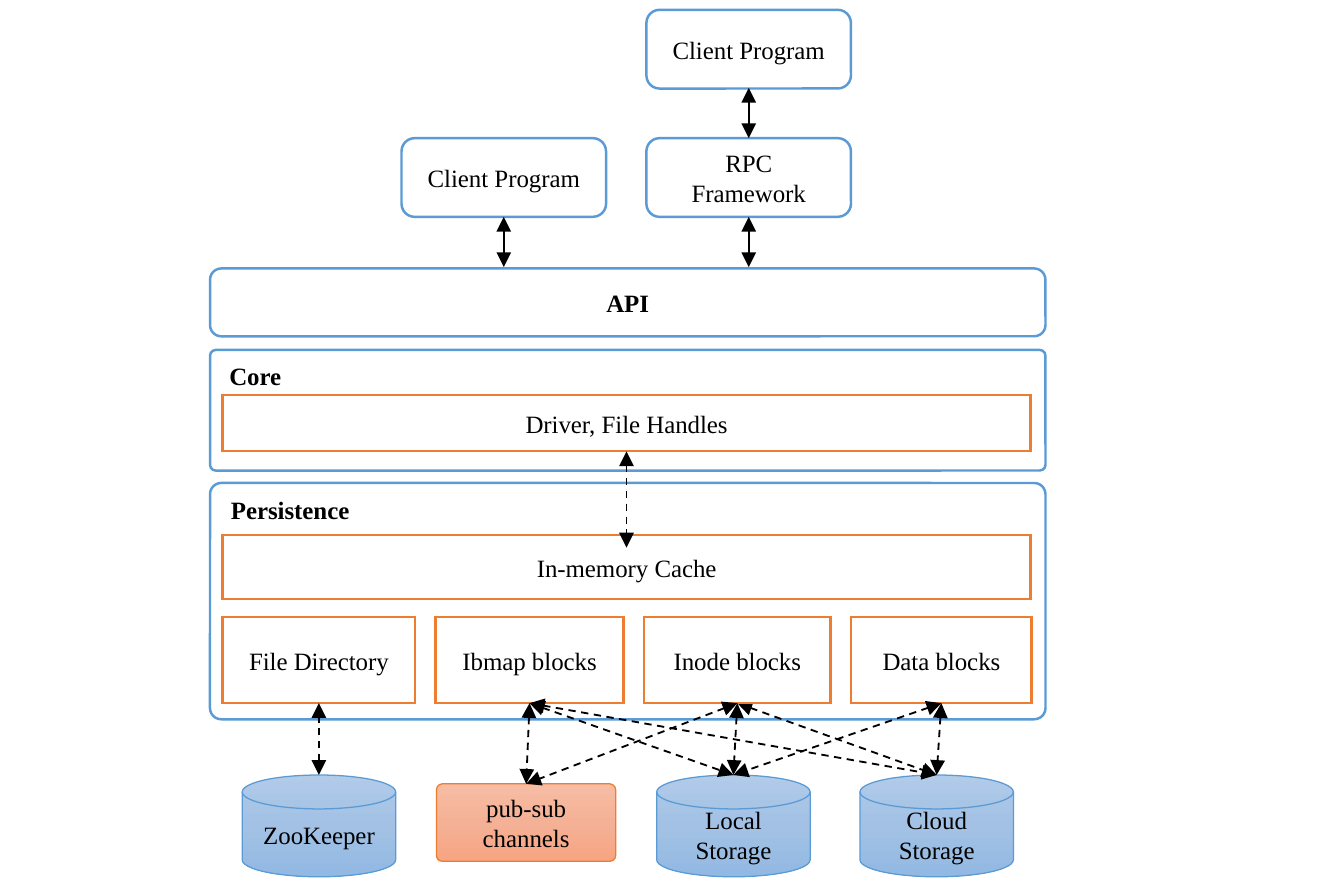
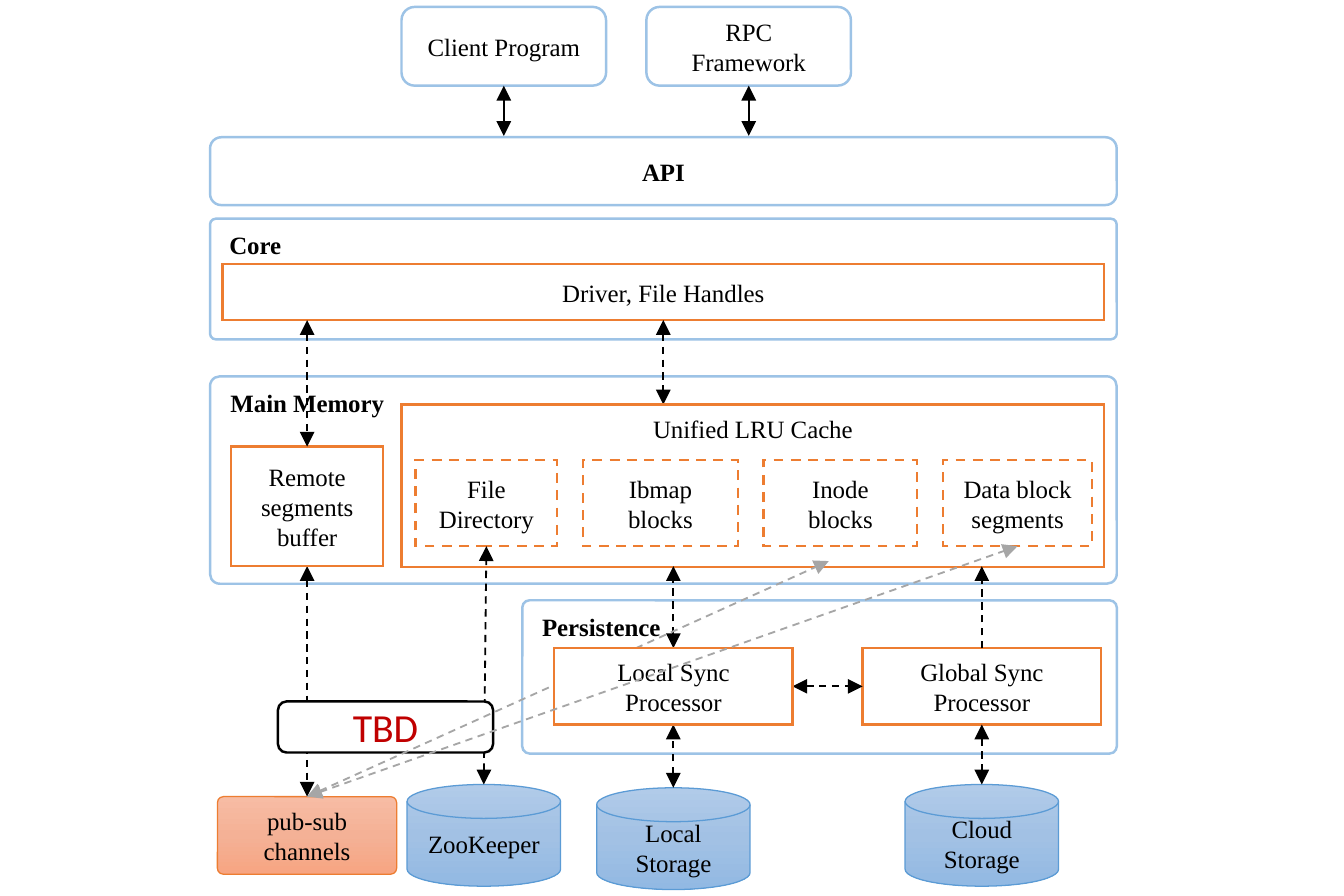
Before and after one commit to smash-bi/kawkab, a slide deck: slide 7 of docs/design/figures/fs-design.pptx. Drawn at 1344x896 pixels with LibreOffice and Linux fonts; fonts in the diff are those of the drawing. Boxes give left, top, right and bottom in pixels: in the first picture for what was removed or moved away, otherwise in the second. Text is boxed around its words. In the diff, an @@ line names an element or a change of style, - is before the commit and + after.

```diff
--- a/docs/design/figures/fs-design.pptx
+++ b/docs/design/figures/fs-design.pptx
@@ rounded rectangle removed at [647, 11, 851, 90] @@
-Client Program
@@ 2 rounded rectangles, 2 double arrows: place and size @@
-2 rounded rectangles, 2 double arrows at [401, 138, 851, 267]
+2 rounded rectangles, 2 double arrows at [401, 7, 851, 136]
@@ double arrow removed from (749, 88) to (749, 138) @@
@@ rounded rectangle "API": place and size @@
-rounded rectangle "API" at [210, 269, 1045, 337]
+rounded rectangle "API" at [210, 138, 1116, 206]
@@ rounded rectangle "Core": place and size @@
-rounded rectangle "Core" at [210, 349, 1045, 470]
+rounded rectangle "Core" at [210, 219, 1116, 339]
@@ rectangle "Driver, File Handles": place and size @@
-rectangle "Driver, File Handles" at [222, 394, 1030, 450]
+rectangle "Driver, File Handles" at [222, 263, 1104, 319]
@@ double arrow moved from (627, 452) - (627, 548) to (663, 321) - (663, 405) @@
@@ rectangle "File Directory": place and size @@
-rectangle "File Directory" at [222, 616, 414, 702]
+rectangle "File Directory" at [416, 461, 557, 547]
@@ rectangle "Ibmap blocks": place and size @@
-rectangle "Ibmap blocks" at [435, 616, 624, 702]
+rectangle "Ibmap blocks" at [582, 461, 737, 547]
@@ rectangle "Inode blocks": place and size @@
-rectangle "Inode blocks" at [643, 616, 830, 702]
+rectangle "Inode blocks" at [763, 461, 918, 547]
@@ outline #ED7D31 1 pt to #ED7D31 1 pt dashed in 4 elements at [416, 461, 557, 547], [582, 461, 737, 547], [763, 461, 918, 547], [943, 461, 1091, 547] @@
@@ rectangle "Data block segments": place and size @@
-rectangle "Data block segments" at [851, 616, 1032, 702]
+rectangle "Data block segments" at [943, 461, 1091, 547]
@@ text in rectangle at [964, 480, 1071, 534]: text changed @@
-Data blocks
+Data block segments
@@ rectangle removed at [222, 536, 1030, 600] @@
-In-memory Cache
@@ double arrow moved from (530, 702) - (527, 783) to (306, 566) - (306, 797) @@
@@ group added at [210, 321, 1116, 797]: 4 rectangles, 4 double arrows, 2 rounded rectangles, 1 arrow @@
+Main Memory
+Remote segments buffer
+Unified LRU Cache
+Global Sync Processor
+TBD
+Local Sync Processor
@@ double arrow moved from (319, 774) - (319, 702) to (484, 785) - (486, 547) @@
@@ outline #5B9BD5 1 pt to #9DC3E6 1 pt in 5 elements at [401, 7, 606, 86], [647, 7, 851, 86], [210, 219, 1116, 339], [210, 138, 1116, 206], [521, 600, 1116, 753] @@
@@ rounded rectangle "Persistence": place and size @@
-rounded rectangle "Persistence" at [210, 484, 1045, 720]
+rounded rectangle "Persistence" at [521, 600, 1116, 753]
@@ double arrow moved from (737, 702) - (937, 774) to (792, 686) - (862, 686) @@
@@ double arrow removed from (737, 702) to (527, 783) @@
@@ double arrow removed from (530, 702) to (937, 774) @@
@@ double arrow removed from (530, 702) to (733, 774) @@
@@ double arrow removed from (941, 702) to (733, 774) @@
@@ double arrow moved from (737, 702) - (733, 774) to (674, 788) - (674, 724) @@
@@ double arrow moved from (941, 702) - (937, 774) to (982, 724) - (982, 785) @@
@@ rounded rectangle "pub-sub channels": place and size @@
-rounded rectangle "pub-sub channels" at [437, 783, 616, 860]
+rounded rectangle "pub-sub channels" at [217, 797, 396, 874]
@@ cylinder "ZooKeeper": place and size @@
-cylinder "ZooKeeper" at [242, 774, 396, 876]
+cylinder "ZooKeeper" at [407, 785, 561, 887]
@@ cylinder "Local Storage": place and size @@
-cylinder "Local Storage" at [656, 774, 810, 876]
+cylinder "Local Storage" at [597, 788, 751, 891]
@@ cylinder "Cloud Storage": place and size @@
-cylinder "Cloud Storage" at [860, 774, 1014, 876]
+cylinder "Cloud Storage" at [905, 785, 1059, 887]
```
Also in this commit, not shown: 1 other slide changed, 3 slides added, 1 slide removed, 4 other files.
